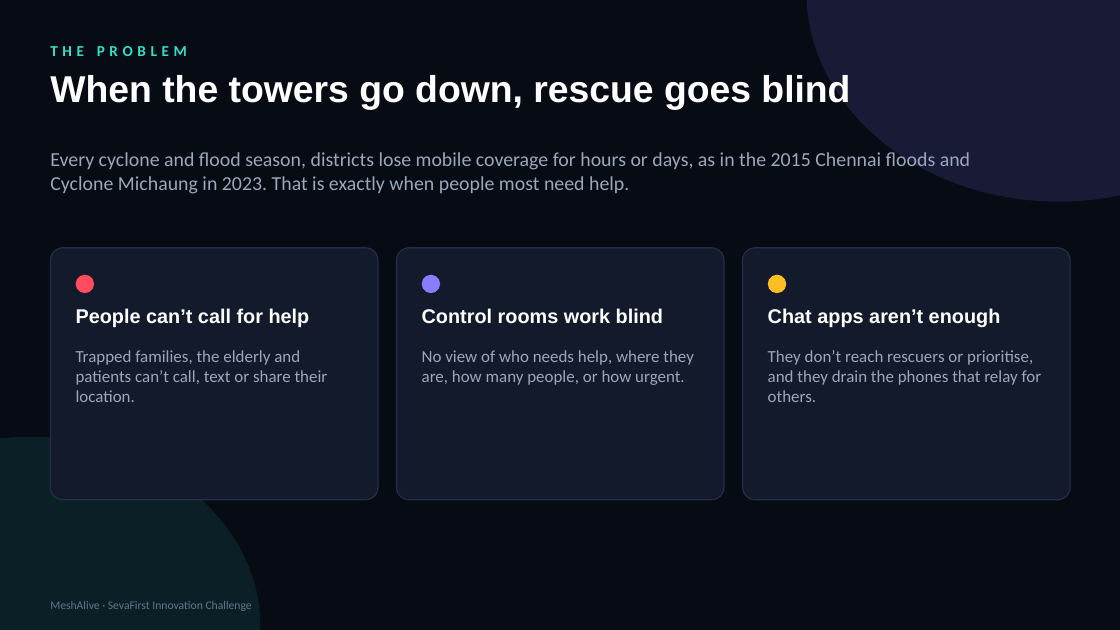
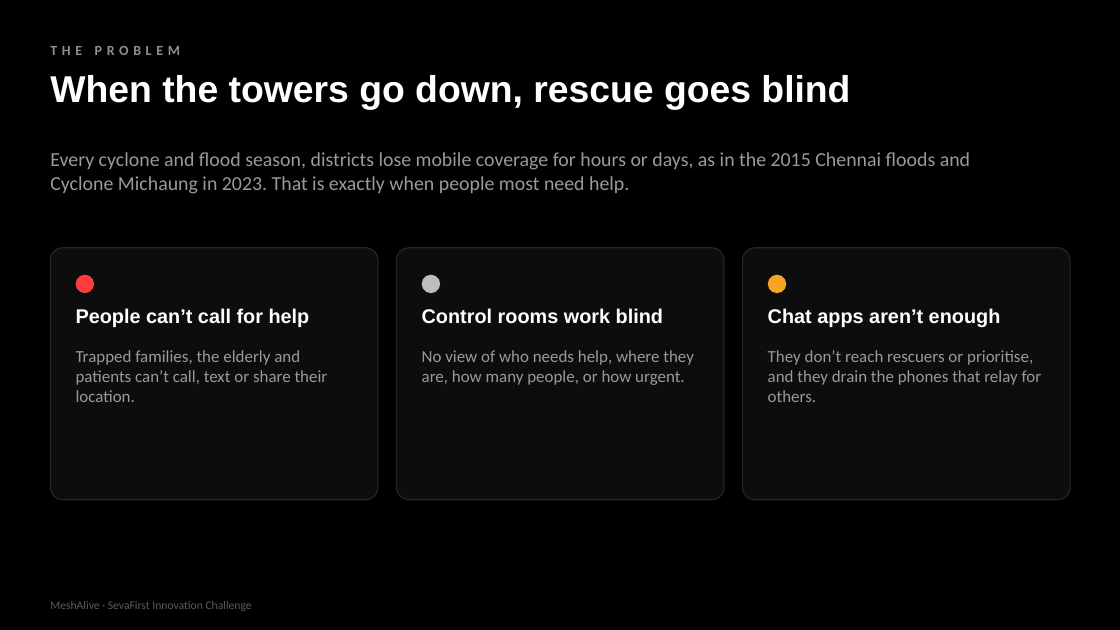
Before and after one commit to yogeshwardev/MESHALIVE-, a slide deck: slide 2 of submission/MeshAlive_Pitch_Deck.pptx. Drawn at 1120x630 pixels with LibreOffice and Linux fonts; fonts in the diff are those of the drawing. Boxes give left, top, right and bottom in pixels: in the first picture for what was removed or moved away, otherwise in the second. Text is boxed around its words. In the diff, an @@ line names an element or a change of style, - is before the commit and + after.

```diff
--- a/submission/MeshAlive_Pitch_Deck.pptx
+++ b/submission/MeshAlive_Pitch_Deck.pptx
@@ background #070B14 to #000000 @@
@@ ellipse removed at (807,0,1120,202) @@
@@ text "THE PROBLEM" at (50,46,180,55): size 13 to 12 pt, text colour #2DE2C8 to #8F8F8F @@
@@ fill #121A2B to #0D0D0D; outline #243049 1 pt to #262626 1 pt in 3 elements at (50,248,378,500), (397,248,724,500), (743,248,1070,500) @@
@@ ellipse at (76,275,94,293): fill #FF4D5E to #FF3B3B @@
@@ ellipse at (422,275,440,293): fill #8B7CFF to #BDBDBD @@
@@ ellipse at (768,275,786,293): fill #FBBF24 to #F5A524 @@
@@ text colour #9AA8BC to #9A9A9A in 4 elements at (50,152,970,194), (76,350,328,402), (422,350,694,385), (768,350,1042,402) @@
@@ ellipse removed at (0,437,260,630) @@
@@ text "MeshAlive · SevaFirst Innovation Challenge" at (50,601,252,611): text colour #64748B to #5C5C5C @@
```
Also in this commit, not shown: 10 other slides changed, 14 other files.
